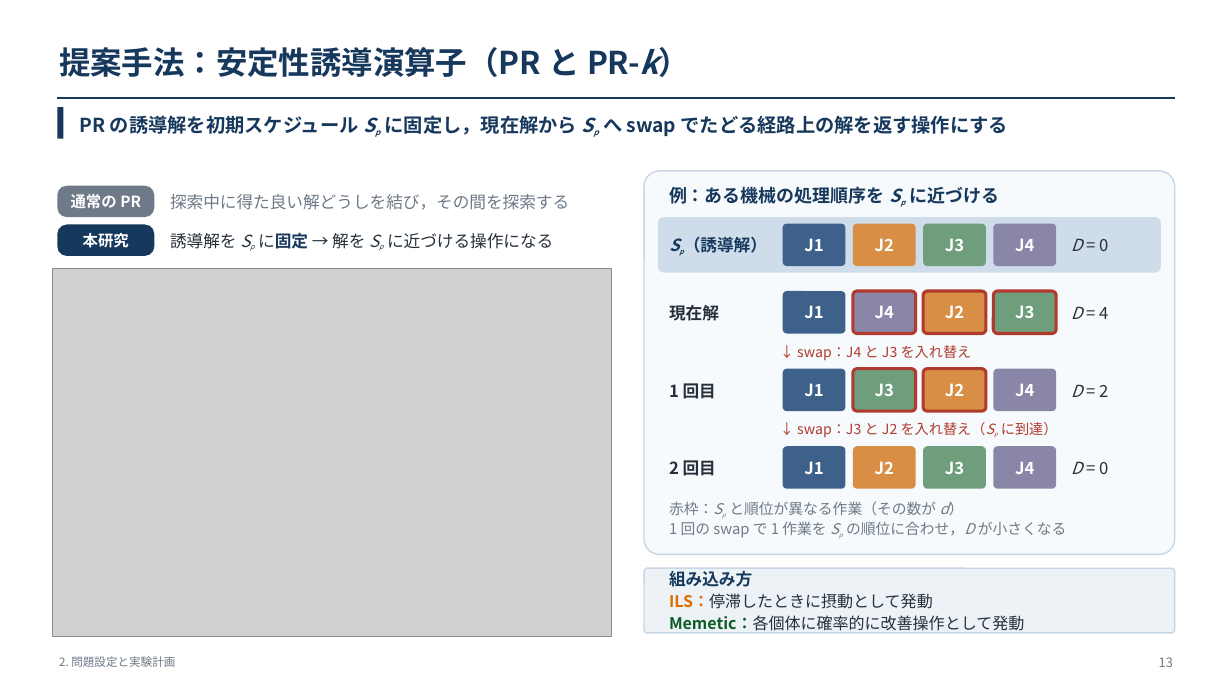
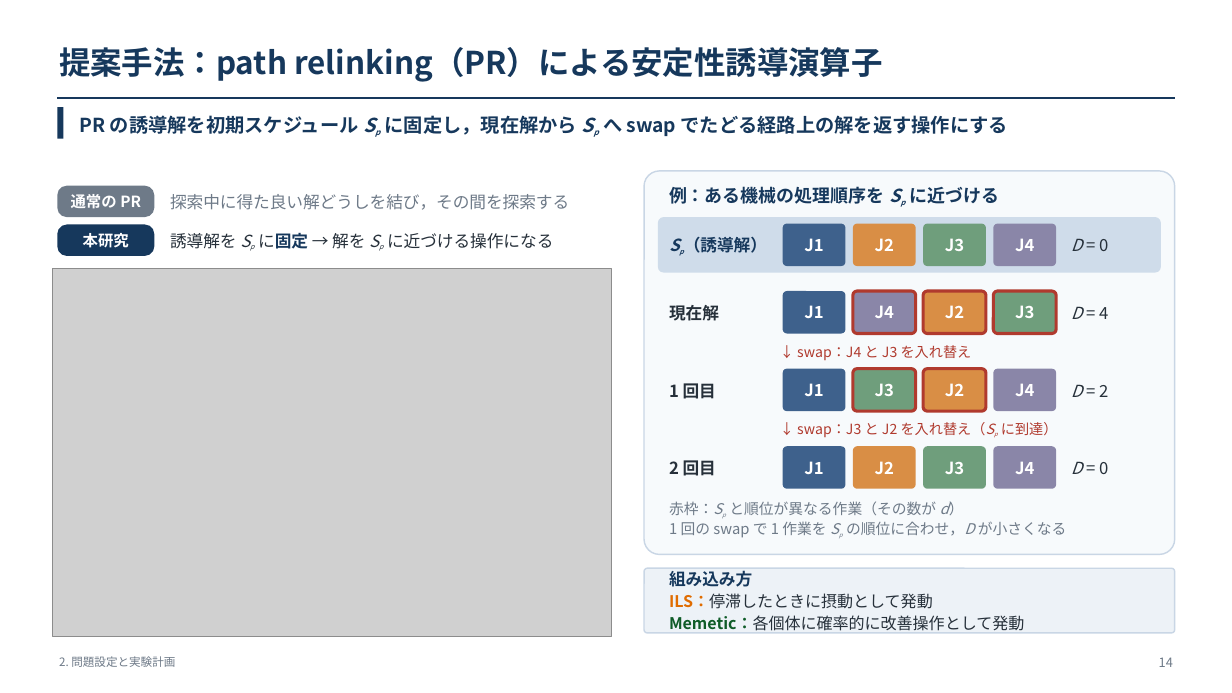
Before and after one commit to kitotakumi/stability_scheduling, a slide deck: slide 14 of doc/presentation_materials/JIMA2026fall_発表.pptx (slide 13 before the commit). Drawn at 1232x693 pixels with LibreOffice and Linux fonts; fonts in the diff are those of the drawing; grey boxes stand for pictures. Boxes give left, top, right and bottom in pixels: in the first picture for what was removed or moved away, otherwise in the second. Text is boxed around its words. In the diff, an @@ line names an element or a change of style, - is before the commit and + after.

```diff
--- a/doc/presentation_materials/JIMA2026fall_発表.pptx
+++ b/doc/presentation_materials/JIMA2026fall_発表.pptx
@@ text at [59,47,882,82]: text changed @@
-提案手法：安定性誘導演算子（PR と PR-k）
+提案手法：path relinking（PR）による安定性誘導演算子
@@ text at [1159,657,1173,667]: text changed @@
-13
+14
```
Also in this commit, not shown: 27 other slides changed, 3 slides added, 12 other files.
